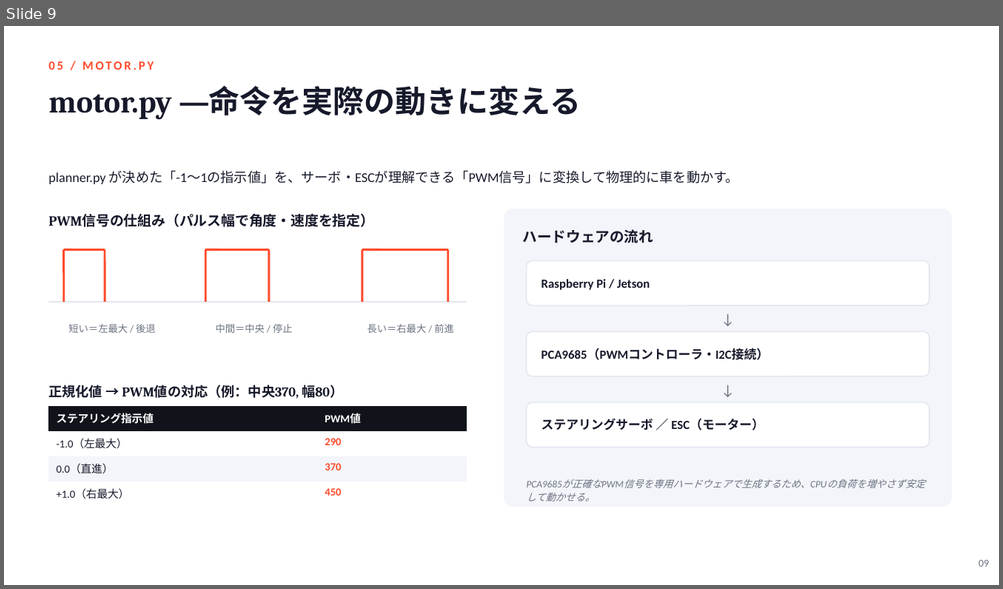
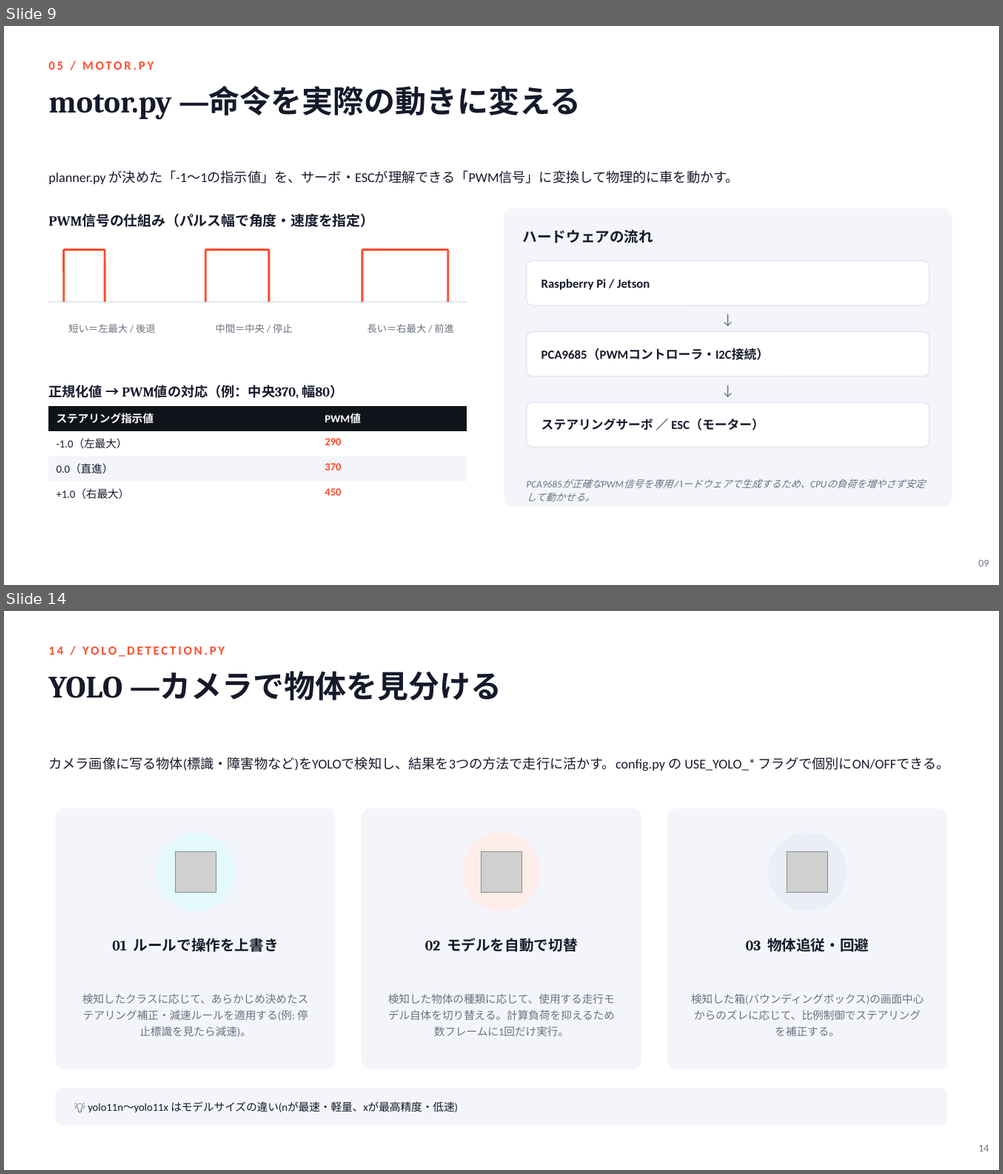
Before and after one commit to iwamer15/togikaidrive-tools, a slide deck: togikaidrive-overview/togikaidrive_overview.pptx. Shown one above the other, each under a label of ours: slide 9 before the commit, slides 9 and 14 after it; the slides between them are not shown. The pictures are 1003x589 and 1003x1174 pixels, drawn with LibreOffice and Linux fonts; fonts in the diff are those of the drawing; grey boxes stand for pictures. Boxes give left, top, right and bottom in pixels: in the first picture for what was removed or moved away, otherwise in the second. Text is boxed around its words. In the diff, an @@ line names an element or a change of style, - is before the commit and + after.

```diff
--- a/togikaidrive-overview/togikaidrive_overview.pptx
+++ b/togikaidrive-overview/togikaidrive_overview.pptx
@@ slide 14 added at [4, 611, 999, 1170], background #FFFFFF @@
@@ text added at [48, 647, 225, 657], 12 pt, text #FF4B2B, bold @@
+14 / YOLO_DETECTION.PY
@@ text added at [48, 671, 501, 701], 30 pt, text #16192A, bold @@
+YOLO ― カメラで物体を見分ける
@@ text added at [48, 757, 950, 771], 13 pt, text #16192A @@
+カメラ画像に写る物体(標識・障害物など)をYOLOで検知し、結果を3つの方法で走行に活かす。config.py の USE_YOLO_* フラグで個別にON/OFFできる。
@@ rounded rectangle added at [56, 809, 336, 1070], fill #F3F5FA @@
@@ rounded rectangle added at [361, 809, 641, 1070], fill #F3F5FA @@
@@ rounded rectangle added at [667, 809, 947, 1070], fill #F3F5FA @@
@@ ellipse added at [156, 833, 235, 911], fill #E4FAFC @@
@@ picture added at [175, 852, 216, 893] @@
@@ ellipse added at [462, 833, 540, 911], fill #FFEDE9 @@
@@ picture added at [481, 852, 522, 893] @@
@@ ellipse added at [768, 833, 846, 911], fill #EAEEF6 @@
@@ picture added at [787, 852, 828, 893] @@
@@ text added at [112, 938, 278, 952], 14 pt, text #16192A, bold @@
+01 ルールで操作を上書き
@@ text added at [425, 938, 578, 952], 14 pt, text #16192A, bold @@
+02 モデルを自動で切替
@@ text added at [745, 938, 868, 952], 14 pt, text #16192A, bold @@
+03 物体追従・回避
@@ text added at [82, 994, 309, 1037], 10.5 pt, text #6B7280 @@
+検知したクラスに応じて、あらかじめ決めたステアリング補正・減速ルールを適用する(例: 停止標識を見たら減速)。
@@ text added at [388, 994, 614, 1037], 10.5 pt, text #6B7280 @@
+検知した物体の種類に応じて、使用する走行モデル自体を切り替える。計算負荷を抑えるため数フレームに1回だけ実行。
@@ text added at [691, 994, 923, 1037], 10.5 pt, text #6B7280 @@
+検知した箱(バウンディングボックス)の画面中心からのズレに応じて、比例制御でステアリングを補正する。
@@ rounded rectangle added at [56, 1088, 947, 1126], fill #F3F5FA @@
@@ text added at [88, 1102, 458, 1113], 10.5 pt, text #16192A @@
+💡 yolo11n〜yolo11x はモデルサイズの違い(nが最速・軽量、xが最高精度・低速)
@@ text added at [978, 1145, 988, 1152], 10 pt, text #6B7280 @@
+14
```
Also in this commit, not shown: 3 slides changed, 5 other slides added, 2 other files.
